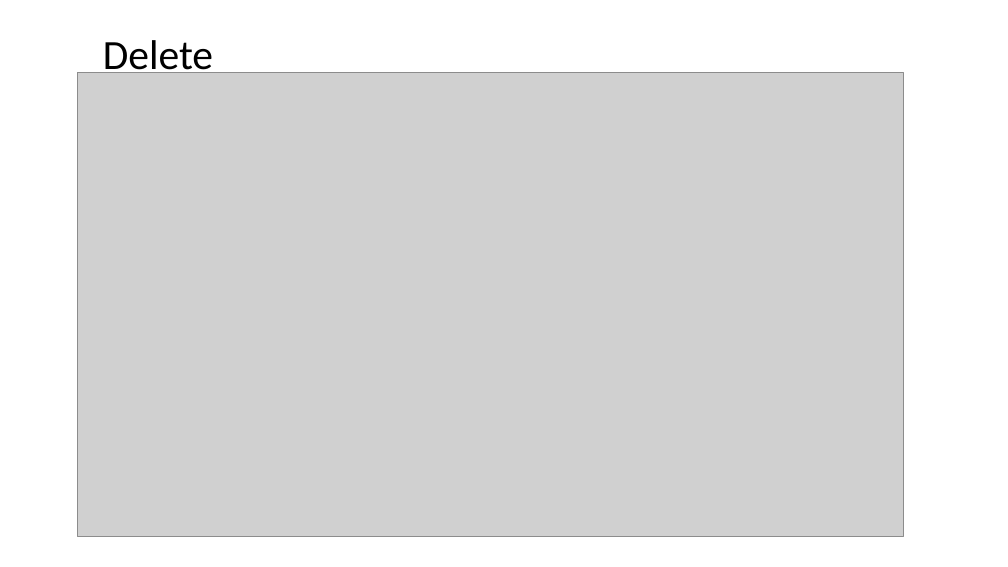
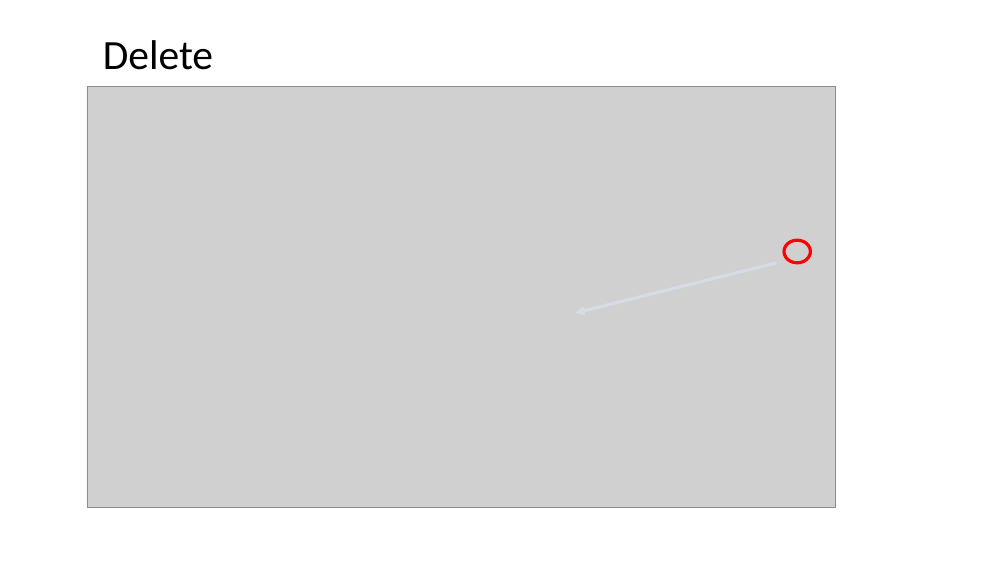
Before and after one commit to lincolnMK/mrataxes, a slide deck: slide 8 of Prototype screen designs.pptx. Drawn at 1008x567 pixels with LibreOffice and Linux fonts; fonts in the diff are those of the drawing; grey boxes stand for pictures. Boxes give left, top, right and bottom in pixels: in the first picture for what was removed or moved away, otherwise in the second. Text is boxed around its words. In the diff, an @@ line names an element or a change of style, - is before the commit and + after.

```diff
--- a/Prototype screen designs.pptx
+++ b/Prototype screen designs.pptx
@@ picture: place and size @@
-picture at [78,73,904,537]
+picture at [87,86,836,507]
@@ arrow added from (777, 263) to (575, 313), #D6DCE5 3 pt @@
@@ ellipse added at [784,240,811,263], outline #FF0000 3 pt @@
```
Also in this commit, not shown: 7 other slides changed.
